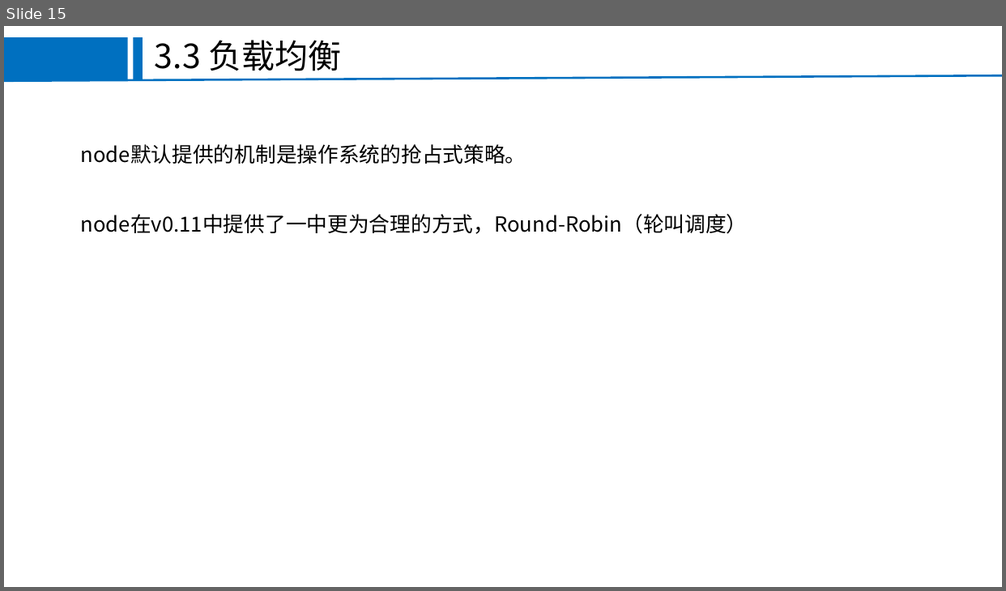
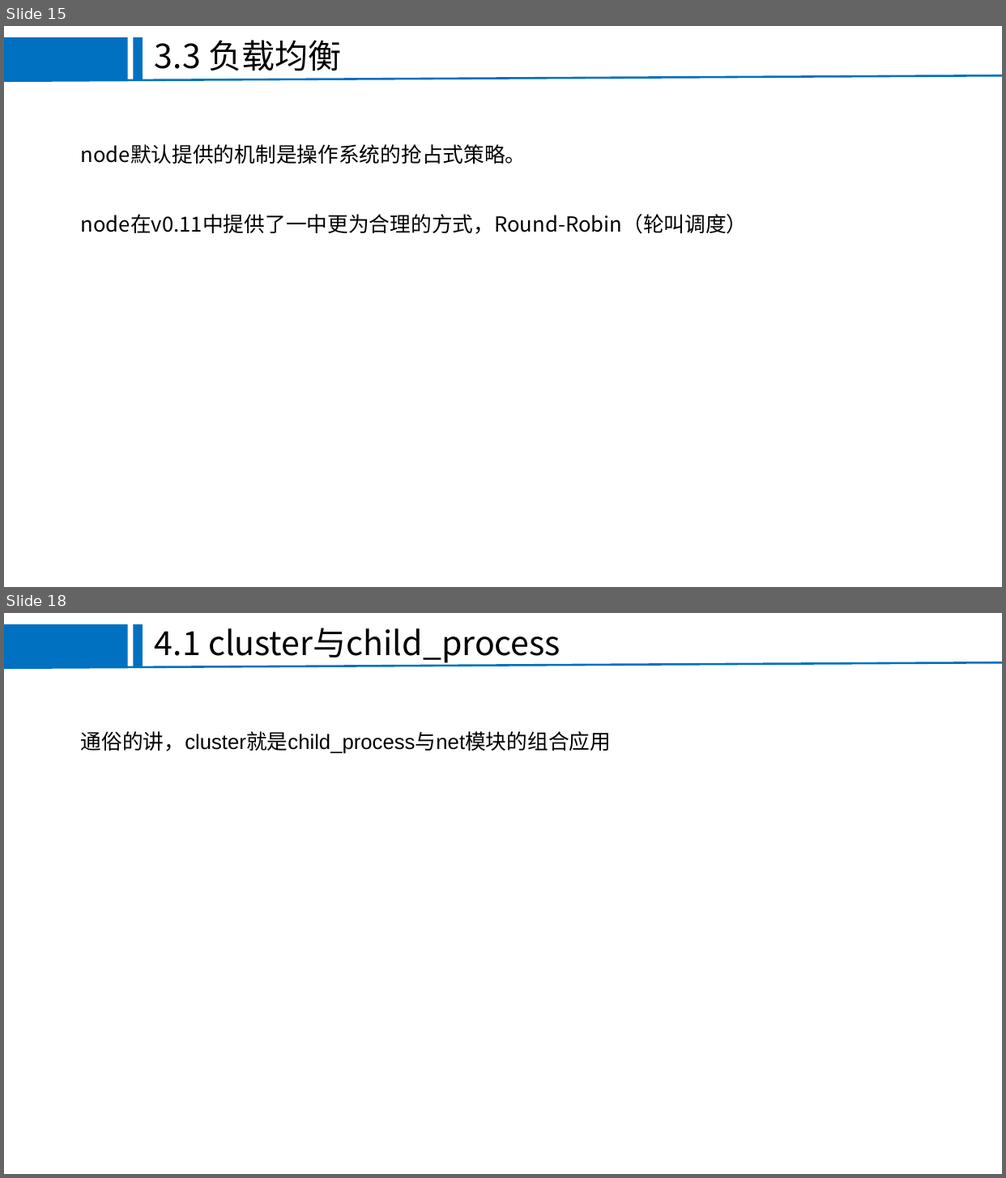
Before and after one commit to FEjohnny/demos, a slide deck: pm2/pm2.pptx. Shown one above the other, each under a label of ours: slide 15 before the commit, slides 15 and 18 after it; the slides between them are not shown. The pictures are 1006x591 and 1006x1178 pixels, drawn with LibreOffice and Linux fonts; fonts in the diff are those of the drawing; background and template pictures are left out. Boxes give left, top, right and bottom in pixels: in the first picture for what was removed or moved away, otherwise in the second. Text is boxed around its words. In the diff, an @@ line names an element or a change of style, - is before the commit and + after.

```diff
--- a/pm2/pm2.pptx
+++ b/pm2/pm2.pptx
@@ slide 18 added at (4,613,1002,1174), background #FFFFFF; not listed: 3 template elements that a slide beside it also shows @@
@@ text added at (155,628,560,663), 32 pt, text #000000 @@
+4.1 cluster与child_process
@@ text added at (81,731,611,754), 20 pt, text #000000 @@
+通俗的讲，cluster就是child_process与net模块的组合应用
```
Also in this commit, not shown: 3 slides changed, 4 other slides added, 2 slides removed, 3 other files.
